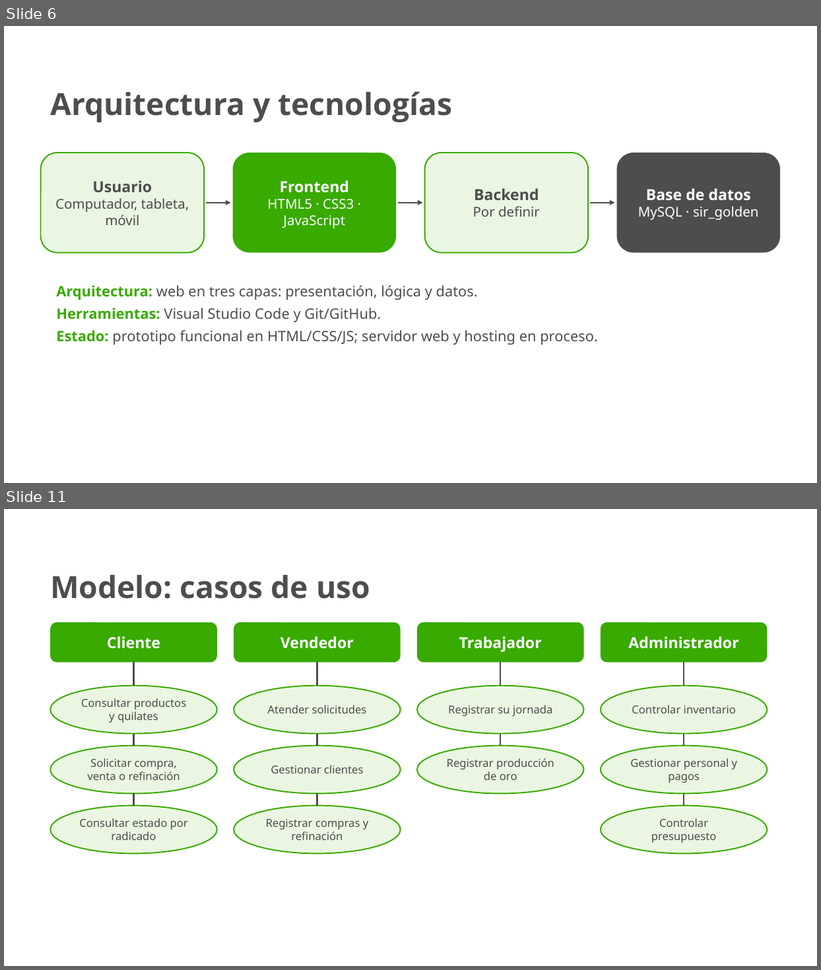
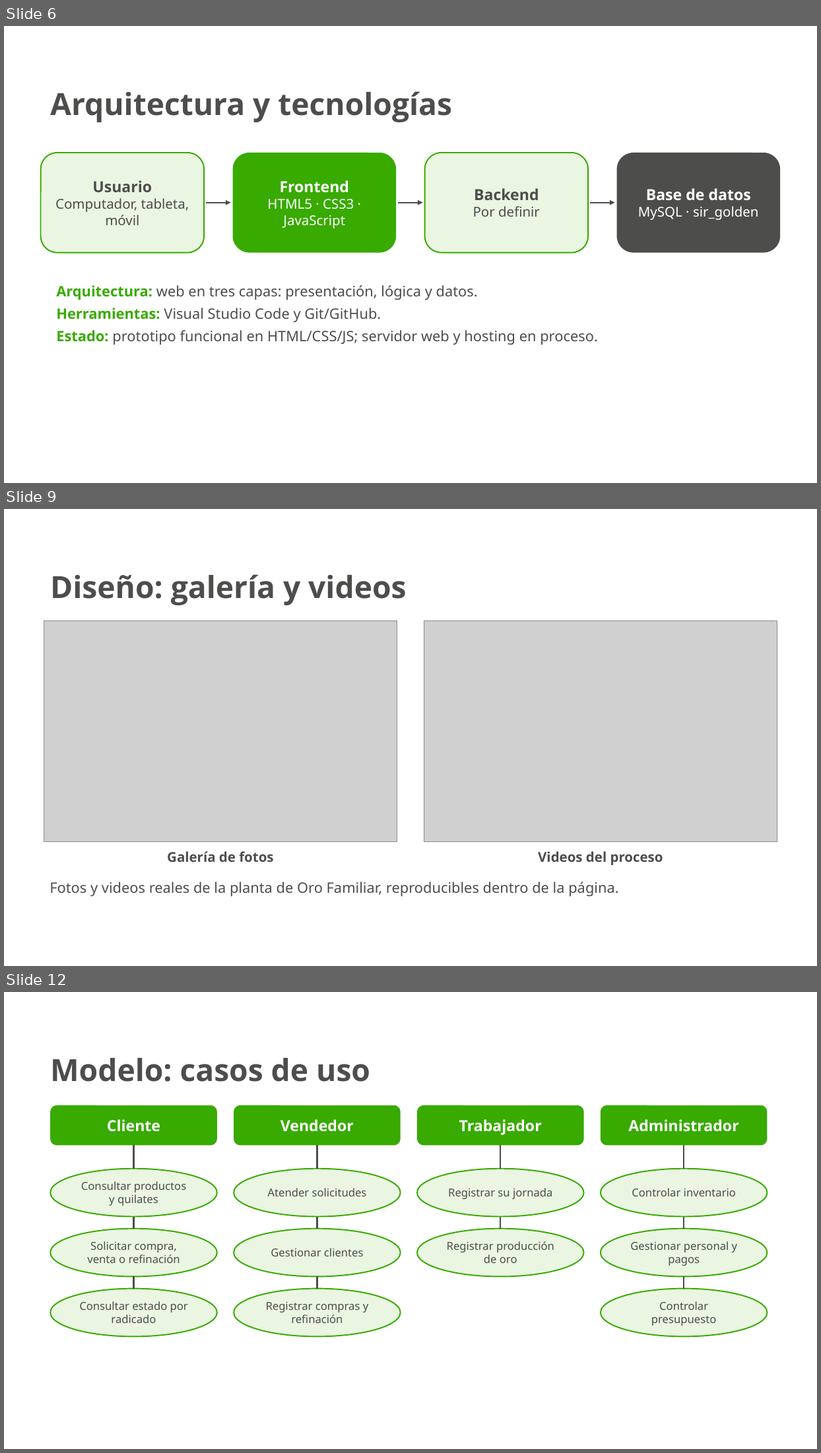
Before and after one commit to JesusArturoRincon21/Proyecto-Sena, a slide deck: docs/presentacion/Yesids_Treasure_Pitch.pptx. Shown one above the other, each under a label of ours: slides 6 and 11 before the commit, slides 6, 9 and 12 after it; the slides between them are not shown. The pictures are 821x970 and 821x1453 pixels, drawn with LibreOffice and Linux fonts; fonts in the diff are those of the drawing; grey boxes stand for pictures; background and template pictures are left out. Boxes give left, top, right and bottom in pixels: in the first picture for what was removed or moved away, otherwise in the second. Text is boxed around its words. In the diff, an @@ line names an element or a change of style, - is before the commit and + after.

```diff
--- a/docs/presentacion/Yesids_Treasure_Pitch.pptx
+++ b/docs/presentacion/Yesids_Treasure_Pitch.pptx
@@ slide 9 added at (4,509,817,966), background picture (left out) @@
@@ text added at (50,574,406,605), 36 pt, text #4D4D4C, bold @@
+Diseño: galería y videos
@@ picture added at (44,621,397,842) @@
@@ picture added at (424,621,778,842) @@
@@ text added at (167,852,273,862), 16 pt, text #4D4D4C, bold @@
+Galería de fotos
@@ text added at (538,852,663,865), 16 pt, text #4D4D4C, bold @@
+Videos del proceso
@@ text added at (50,882,618,897), 17 pt, text #4D4D4C @@
+Fotos y videos reales de la planta de Oro Familiar, reproducibles dentro de la página.
@@ what was slide 11 is now slide 12 @@
```
Also in this commit, not shown: 1 slide changed, 18 other files.
